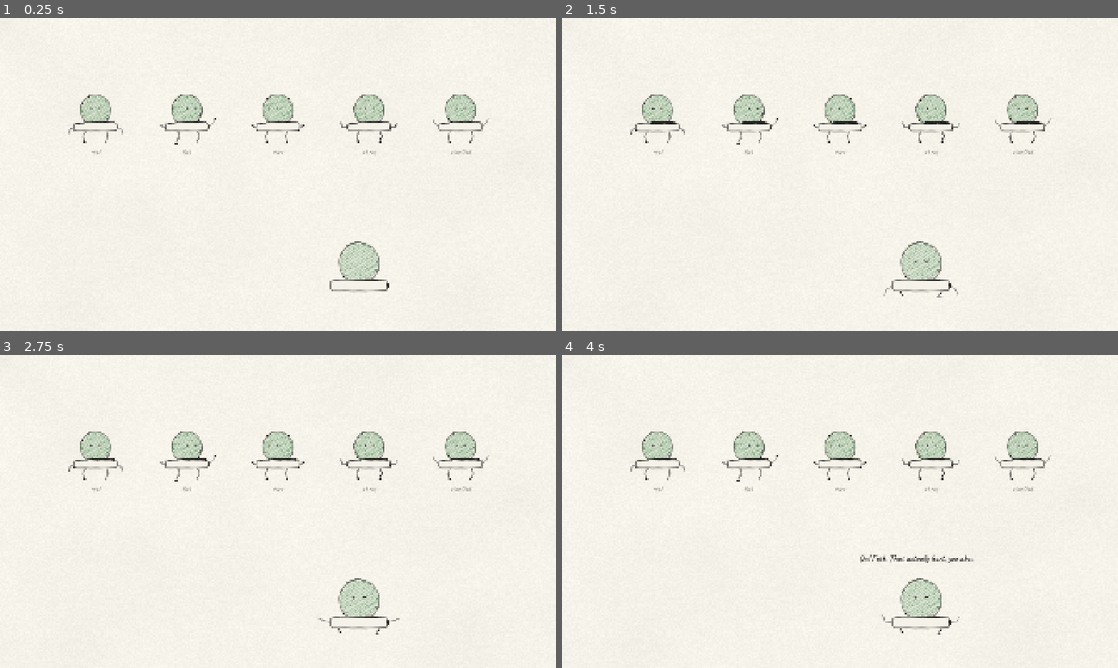
Above: before the commit, frames 1-4 (two rows, left to right).
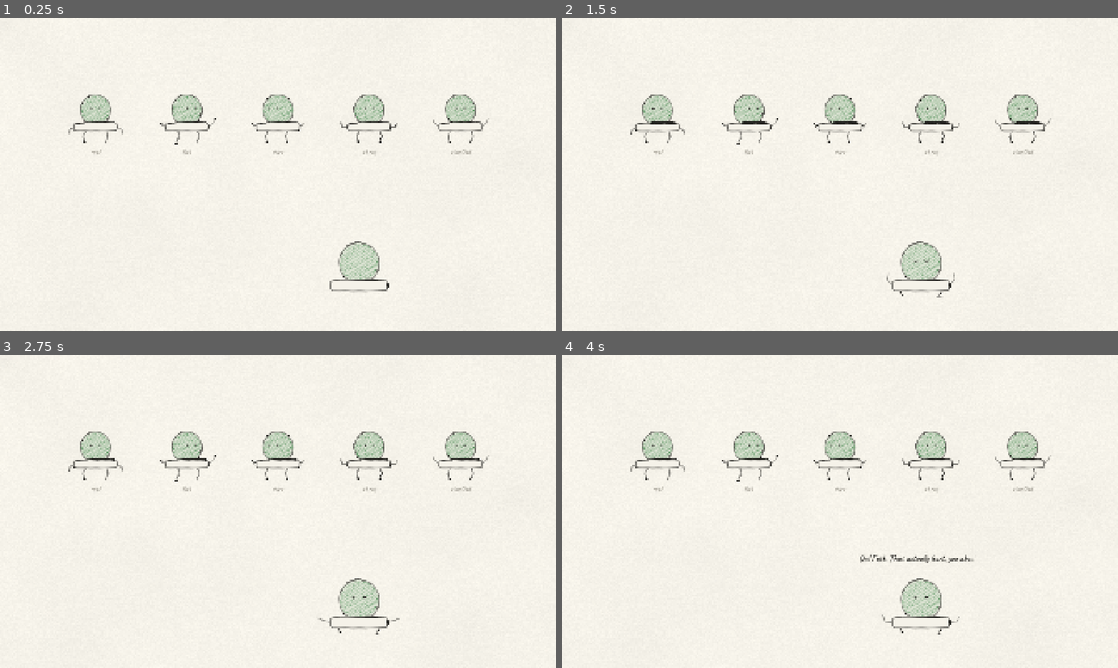
Above: after the commit, the same moments.

Repository: GoktugSugar/your_call
Game: Godot game, scene res://dev/walking_button_sampler.tscn
Same seed, same stepped clock (60 frames per second), same inputs: the game is played once before the commit and once after it. This scene is started directly instead of the project's main scene. Sound files missing from this copy of the repository are replaced by a short silence.
Inputs (mouse positions are in pixels of both pictures, inside the frame that each line leads up to):
- Up to frame 1 (0.25 s): no input
- Up to frame 2 (1.5 s): tap Enter at 0.5 s; move the mouse to (962, 158) at 0.52 s; press the mouse at (962, 158) at 0.53 s; release the mouse at (962, 158) at 1.25 s; drag from (728, 190) to (812, 237) at 1.27 s
- Up to frame 3 (2.75 s): move the mouse to (333, 442) at 2.02 s; tap Alt at 2.1 s; click (333, 442) at 2.17 s
- Up to frame 4 (4 s): drag from (812, 574) to (673, 464) at 2.77 s; move the mouse to (1006, 558) at 3.52 s; press the mouse at (1006, 558) at 3.53 s

The runs differ from the first frame. In frame 1, less than 0.1% of the frame differs, in the area x 28-55%, y 33-36%; in frame 2, less than 0.1%, in the area x 28-72%, y 33-89%; in frame 3, less than 0.1%; in frame 4, less than 0.1%.

Commit message:
Let the walking button cower as it wakes, and sharpen its poses
It now grows its limbs in a flinch, hands up by its cap, before the
start flings them out (wince_arms), instead of sprawling them on the
floor like a table. Hands on hips get a proper akimbo, the fist a raised
L, and a test checks the fist shakes on the boil.

Co-Authored-By: Claude Opus 5.5 <noreply@anthropic.com>

Diff:
--- a/figures/walking_button/arms/fist.tres
+++ b/figures/walking_button/arms/fist.tres
@@ -6,8 +6,8 @@
 script = ExtResource("1_pose")
 front_shoulder = 120.0
 front_elbow = 50.0
-back_shoulder = 105.0
-back_elbow = -165.0
+back_shoulder = 125.0
+back_elbow = -160.0
 front_fist = true
 shake = 16.0
 arrive_transition = 10
--- /dev/null
+++ b/figures/walking_button/arms/flinch.tres
@@ -0,0 +1,10 @@
+[gd_resource type="Resource" script_class="ButtonArmPose" format=3]
+
+[ext_resource type="Script" path="res://figures/walking_button/button_arm_pose.gd" id="1_pose"]
+
+[resource]
+script = ExtResource("1_pose")
+front_shoulder = 135.0
+front_elbow = 55.0
+back_shoulder = 135.0
+back_elbow = 55.0
--- a/figures/walking_button/arms/hips.tres
+++ b/figures/walking_button/arms/hips.tres
@@ -4,7 +4,7 @@
 
 [resource]
 script = ExtResource("1_pose")
-front_shoulder = 105.0
-front_elbow = -165.0
-back_shoulder = 105.0
-back_elbow = -165.0
+front_shoulder = 125.0
+front_elbow = -160.0
+back_shoulder = 125.0
+back_elbow = -160.0
--- a/figures/walking_button/walking_button.gd
+++ b/figures/walking_button/walking_button.gd
@@ -43,7 +43,9 @@
 @export_group("Arms")
 ## How it holds its arms when it has nothing to say with them.
 @export var rest_arms: ButtonArmPose
-## How it flings its arms up when it wakes with a start.
+## How its arms come out as it wakes, wincing. Empty grows them at rest.
+@export var wince_arms: ButtonArmPose
+## How it flings its arms up when it wakes with a start. Empty keeps them where they are.
 @export var startled_arms: ButtonArmPose
 ## How far its arms swing with each step, in degrees.
 @export_range(0.0, 90.0, 0.5) var arm_swing := 22.0
@@ -206,7 +208,8 @@
 	_tuck = 0.0
 	_rise = 0.0
 	_eyes_shut = true
-	_arms.blend(_resting_arms(), _resting_arms(), 0.0)
+	var wince := wince_arms if wince_arms != null else _resting_arms()
+	_arms.blend(wince, wince, 0.0)
 	_motion = create_tween()
 	_motion.tween_property(self, ^"_growth", 1.0, sprout_duration).set_trans(Tween.TRANS_BACK).set_ease(Tween.EASE_OUT)
 	_motion.tween_interval(wince_hold)
--- a/figures/walking_button/walking_button.tscn
+++ b/figures/walking_button/walking_button.tscn
@@ -8,6 +8,7 @@
 [ext_resource type="PackedScene" path="res://stages/trolley/plea.tscn" id="6_plea"]
 [ext_resource type="Resource" path="res://figures/walking_button/arms/rest.tres" id="7_rest"]
 [ext_resource type="Resource" path="res://figures/walking_button/arms/startled.tres" id="8_startled"]
+[ext_resource type="Resource" path="res://figures/walking_button/arms/flinch.tres" id="9_flinch"]
 
 [node name="WalkingButton" type="Node2D" node_paths=PackedStringArray("body", "limbs", "face")]
 script = ExtResource("1_walker")
@@ -16,6 +17,7 @@
 face = NodePath("Body/Face")
 words_scene = ExtResource("6_plea")
 rest_arms = ExtResource("7_rest")
+wince_arms = ExtResource("9_flinch")
 startled_arms = ExtResource("8_startled")
 
 [node name="Body" parent="." instance=ExtResource("2_button")]
--- a/tests/unit/test_walking_button.gd
+++ b/tests/unit/test_walking_button.gd
@@ -129,6 +129,15 @@
 	assert_eq(fists.size(), 1, "one clenched fist")
 
 
+func test_a_shaking_fist_shakes_on_the_boil() -> void:
+	var walker := _walker()
+	walker.alive = true
+	await walker.hold_arms(ButtonArmPose.find(&"fist"))
+	var before := _fist(walker)
+	Ink.boiled.emit(Ink.variant)
+	assert_ne(_fist(walker), before, "the fist moved with the page's boil")
+
+
 func test_an_unknown_pose_is_nothing() -> void:
 	assert_null(ButtonArmPose.find(&"no_such_pose"))
 
@@ -150,6 +159,14 @@
 	return _lines(walker.face).filter(func(line: InkLine) -> bool: return line.dot_radius > 0.0)
 
 
+## Where its clenched fist is, or nowhere when its hands are open.
+func _fist(walker: WalkingButton) -> Vector2:
+	for line in _lines(walker.limbs):
+		if line.dot_radius > 0.0:
+			return line.path[0]
+	return Vector2.INF
+
+
 ## The words it is saying, or null when it says nothing.
 func _words(walker: WalkingButton) -> Plea:
 	for child in walker.get_children():
Not shown: 1 places in figures/walking_button/walking_button.tscn that only renumber resources
